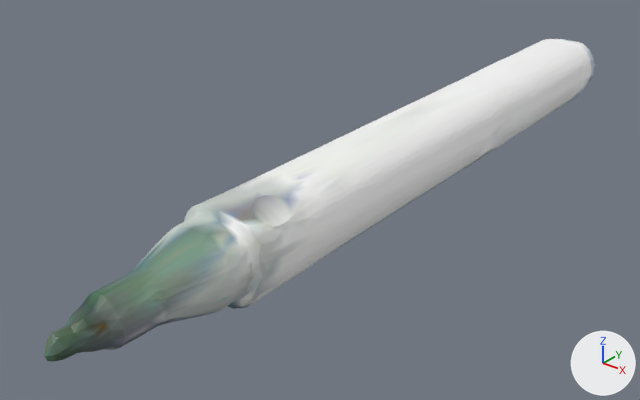
Renders of the glTF model static/assets/trajectories/units/78c62@2/object.glb from each side of a commit.
Rendered twice from a 50 mm camera at (0.0801, -0.1163, 0.0629) aimed at (-0.0079, -0.0063, -0.0053). The lights are fixed; the arrows at lower right show +X, +Y and +Z. The older version comes first. Where no turn or scale is listed for an object, it has been applied to the vertices.

In view in the first picture: 'scan.ply'.
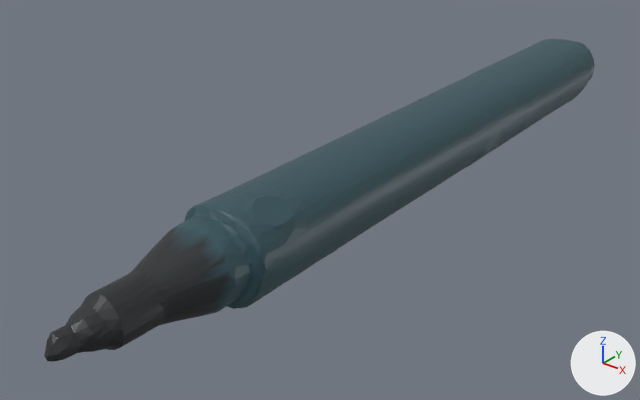
What differs and where, as boxes [x1, y1, x2, y2] in the pictures (640 x 400 px):
part 1 of me_scan_ply, recoloured (white to dark cyan): [228, 39, 591, 301] in both
part 2 of me_scan_ply, recoloured: [44, 39, 595, 362] in both

The change, as a diff of the scene's bpy script:
```diff
--- a/static/assets/trajectories/units/78c62@2/object.glb.py
+++ b/static/assets/trajectories/units/78c62@2/object.glb.py
@@ me_scan_ply @@
 me_scan_ply.from_pydata(...)  # 2002 vertices, 4000 faces; spans x -0.008..0.008, y -0.0686..0.0753, z -0.0082..0.0082
 # used by ob_scan_ply; location = (0.0, 0.0, 0.0)
+# me_scan_ply part 1: 2497 faces centred in x -0.008..0.008, y -0.0454..0.075, z -0.0081..0.0082 are repainted in the vertex colours; the middle colour goes from white #fefefd to dark cyan #31515a
+# me_scan_ply part 2: 1503 faces centred in x -0.008..0.008, y -0.0685..0.0753, z -0.0082..0.0082 are repainted in the vertex colours; the middle colour goes from grey #a1b1ba to dark cyan #31515a
 me_scan_ply.materials.append(mat_defaultmaterial)
```
